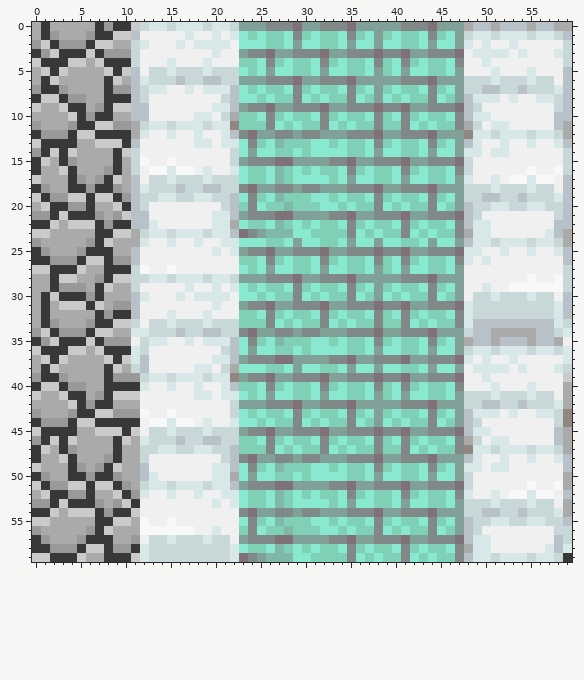
File history of a pixel-art sprite, Project LoFi/Project LoFi/Project_LoFiContent/Textures/SideRightWall.png. The first picture shows the starting point.
The file is 60x60 pixels. Colours within 5 levels of each other are drawn and written as one.
The same view after the edit:
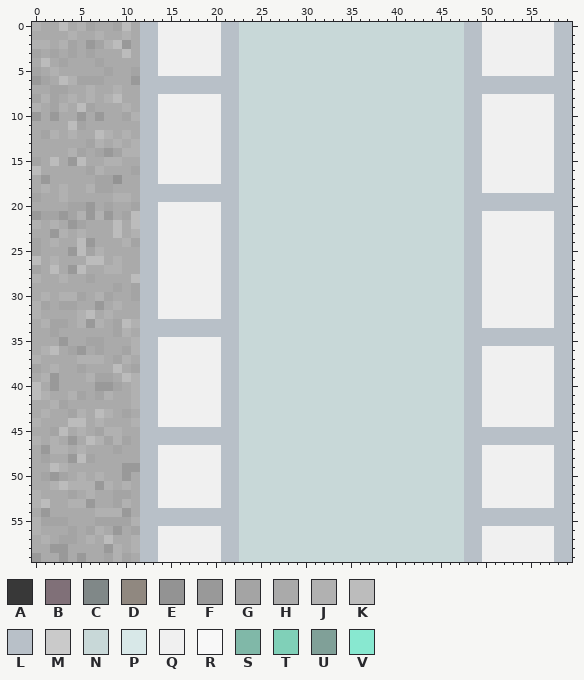
Palette (. is transparent): A #383838  B #807078  C #808888  D #908880  E #939393  F #999999  G #a4a4a4  H #aaaaaa  J #b1b1b1  K #bcbcbc  L #b8c0c8  M #cacaca  N #c8d8d8  P #d8e8e8  Q #f0f0f0  R #f8f8f8  S #80b8a8  T #80d0b8  U #80a098  V #88e8d0
What changed:
Changed rows in their new state; - is an unchanged pixel.
first column x 0:
 0 JH-K-JGHHGKHLLQQQQQQQLLNNNNNNNNNNNNNNNNNNNNNNNNNL-QQQQQQQQLL
 1 -HH-J-HJHHJHLL---Q--QLLNNNNNNNNNNNNNNNNNNNNNNNNNLLQQQQQQQQL-
 2 JJHJGHFGJKFHLL--Q-QQQLLNNNNNNNNNNNNNNNNNNNNNNNNNLLQ--Q----LL
 3 GHGHGHGHHHKHLL------QLLNNNNNNNNNNNNNNNNNNNNNNNNNLLQQQ-Q---LL
 4 HKHGHH-GHHHHLL-Q---Q-LLNNNNNNNNNNNNNNNNNNNNNNNNNLLQ-------LL
 5 GHJH----GHHGLLQQQQQQQLLNNNNNNNNNNNNNNNNNNNNNNNNNLL-Q---Q--L-
 6 FGHKJGGGHH-FLLLL-LL--LLNNNNNNNNNNNNNNNNNNNNNNNNNLLLLLLLLLLL-
 7 HHGG--J-HJHHLLLLLLLLLL-NNNNNNNNNNNNNNNNNNNNNNNNNLL--LL-LLLL-
 8 GJGHJHJ-JKHHLL-------L-NNNNNNNNNNNNNNNNNNNNNNNNN-LQQ-Q--QQL-
 9 J-GJHKGHHHJH-L------QL-NNNNNNNNNNNNNNNNNNNNNNNNN-L--------L-
10 F-F-HFHFH-GJ-L----QQ-LLNNNNNNNNNNNNNNNNNNNNNNNNN-LQ---------
11 H---KGHHHHH-LLQQQQQQQLLNNNNNNNNNNNNNNNNNNNNNNNNNLL-QQ------L
12 HGJHJHHKJHJ-LL-Q--Q--L-NNNNNNNNNNNNNNNNNNNNNNNNNLLQQQQQQQQLL
13 HHHHH-GJHJHJLL----QQ-LLNNNNNNNNNNNNNNNNNNNNNNNNN-L--Q--Q--L-
14 HHHHJG-GFGJJLL-------LLNNNNNNNNNNNNNNNNNNNNNNNNNLL-QQ-----LL
15 GHKH-K--JJ-HLL-Q-----LLNNNNNNNNNNNNNNNNNNNNNNNNNLL--------LL
16 K--HH-GJHH-GLLQQQQ-Q-LLNNNNNNNNNNNNNNNNNNNNNNNNNLL-----Q--LL
17 HF--HH-GGE-HLLQQQQQQQLLNNNNNNNNNNNNNNNNNNNNNNNNNLL-Q-QQQQQL-
18 HJ-JHHJGGH-HLLLL-LL--LLNNNNNNNNNNNNNNNNNNNNNNNNNLLQQQQQQQQL-
19 GHHJHHHHHJJHLLLLLLLLLL-NNNNNNNNNNNNNNNNNNNNNNNNNLL--LL-LLLL-
20 -HHHGGF-GHHGLL-------L-NNNNNNNNNNNNNNNNNNNNNNNNN-LLLLLLLLLL-
21 -GGFGJFJFHGK-L------QL-NNNNNNNNNNNNNNNNNNNNNNNNN-L--------L-
22 JHJ-FGHHHKHK-L------QLLNNNNNNNNNNNNNNNNNNNNNNNNN-LQ---------
23 HHFJ-J-HHKHJLLQQQQQQQL-NNNNNNNNNNNNNNNNNNNNNNNNNLLQ------Q-L
24 G-J--K-HH-JGLL-Q--Q--LLNNNNNNNNNNNNNNNNNNNNNNNNN-LQQQQQQQQLL
25 GH--FKGJH--HLL------QLLNNNNNNNNNNNNNNNNNNNNNNNNNLL--Q--Q--L-
26 KHJHHHKKHJHHLL-------LLNNNNNNNNNNNNNNNNNNNNNNNNNLLQ-------L-
27 GHKHFK--JJHHLL-Q-----LLNNNNNNNNNNNNNNNNNNNNNNNNNLL--------LL
28 J-HJH-GHHHHKLLQQQQQQQLLNNNNNNNNNNNNNNNNNNNNNNNNNLL-----Q--LL
29 --HHHH-HHG-GLL---Q--QLLNNNNNNNNNNNNNNNNNNNNNNNNNLLQ--QQQQQLL
30 -JHJJGHJG--GLL--Q-QQQLLNNNNNNNNNNNNNNNNNNNNNNNNNLLQQQQQQQQL-
31 JG-GGHHF-JHHLL------QLLNNNNNNNNNNNNNNNNNNNNNNNNNLLQQQQQQQQL-
32 JH---JKHJHHHLL-Q---Q-LLNNNNNNNNNNNNNNNNNNNNNNNNNLLQQQQQQQQL-
33 -JGG-J-JHGKJLLLLLLLLLLLNNNNNNNNNNNNNNNNNNNNNNNNNL-QQQQQQQQLL
34 HHGHHHHHHGJHLLLL-LL--LLNNNNNNNNNNNNNNNNNNNNNNNNNL--LLLLL--LL
35 HHHFHHGGHHHJLLQ--Q-QQL-NNNNNNNNNNNNNNNNNNNNNNNNNL--L---L--LL
36 HJKHGF-GHHGJLL-------L-NNNNNNNNNNNNNNNNNNNNNNNNNLLQQQQQQQQLL
37 JHHH-JJJHGJH-L------QL-NNNNNNNNNNNNNNNNNNNNNNNNNLLQ--Q----LL
38 GHJ--G--HK-G-L----QQ-LLNNNNNNNNNNNNNNNNNNNNNNNNNLLQQQ-Q---LL
39 HJFH--JGGHKJLLQQQQQQQLLNNNNNNNNNNNNNNNNNNNNNNNNNLLQ-------LL
40 KHFHHH-FFGHJLL-Q--Q--L-NNNNNNNNNNNNNNNNNNNNNNNNNLL-Q---Q--LL
41 KJ-HJG-GJHHJLL----QQ-LLNNNNNNNNNNNNNNNNNNNNNNNNNLLQQQQQQQQLL
42 --JGHHHHH--JLL-------LLNNNNNNNNNNNNNNNNNNNNNNNNNLLQQQQQQQQLL
43 HJ--GJHKJHGHLL-Q-----LLNNNNNNNNNNNNNNNNNNNNNNNNN-LQQ-Q--QQLL
44 JHHHKKHJHHHJLLQQQQ-Q-LLNNNNNNNNNNNNNNNNNNNNNNNNN-L--------LL
45 HHGKHJ-GJJHHLLLLLLLLLLLNNNNNNNNNNNNNNNNNNNNNNNNN-LLLLLLLLL-L
46 JHJHF-KJGJG-LLLL-LL--LLNNNNNNNNNNNNNNNNNNNNNNNNNLLLLLLLLLL-L
47 HFJJHJ---G--LLQQQQQQQL-NNNNNNNNNNNNNNNNNNNNNNNNNLLQQQQQQQQLL
48 HG-HFKG-HH--LL-------L-NNNNNNNNNNNNNNNNNNNNNNNNN-L--Q--Q--L-
49 H-KJHH-HHHFF-L------QL-NNNNNNNNNNNNNNNNNNNNNNNNNLL-QQ-----L-
50 HGFGHJHJHHF--L------QLLNNNNNNNNNNNNNNNNNNNNNNNNNLL--------LL
51 HHJKJJJFJHJ-LLQQQQQQQL-NNNNNNNNNNNNNNNNNNNNNNNNNLL-----Q--LL
52 JHHHGHJ--GGHLL-Q--Q--LLNNNNNNNNNNNNNNNNNNNNNNNNNLL-Q-QQQQQL-
53 JKHHJJFH-GJHLL------QLLNNNNNNNNNNNNNNNNNNNNNNNNNLLQQQQQQQQLL
54 HFH-HHHJJJFHLLLLLLLLLLLNNNNNNNNNNNNNNNNNNNNNNNNNLL--LL-LLLLL
55 JGGG---GGGGJLLLLLLLLLLLNNNNNNNNNNNNNNNNNNNNNNNNN-LLLLLLLLLL-
56 J---G-GJHF-GLLQQQQ--QLLNNNNNNNNNNNNNNNNNNNNNNNNN-L--------LL
57 HJ-GGHJHK--JLLQQQQQQQLLNNNNNNNNNNNNNNNNNNNNNNNNN-LQ--------L
58 HH--HHHHFJHJLLQQQQQQQLLNNNNNNNNNNNNNNNNNNNNNNNNNLLQ------Q-L
59 FHHFHF--GJGHLLQQQQQQQLLNNNNNNNNNNNNNNNNNNNNNNNNN-LQQQQQQQQLL
